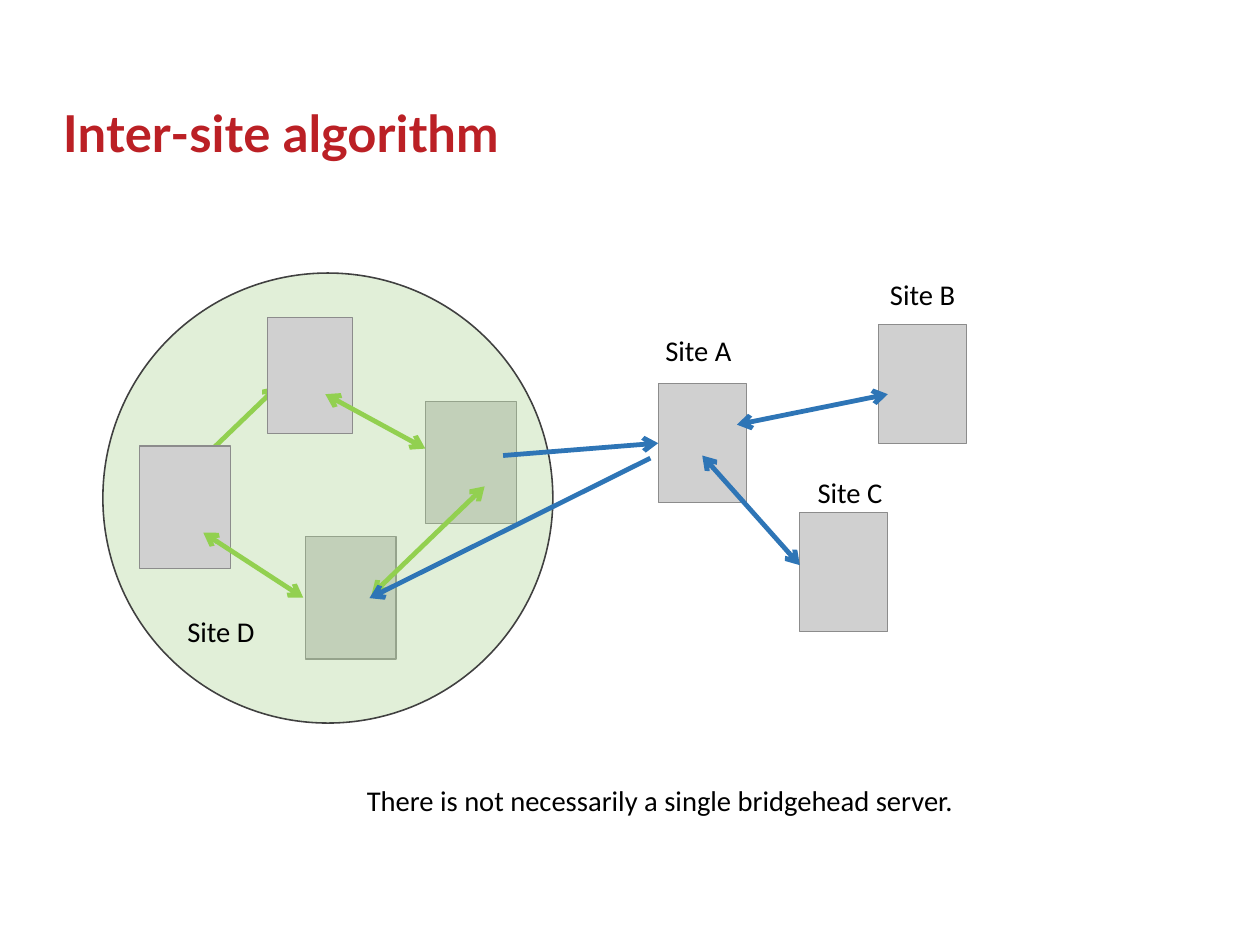
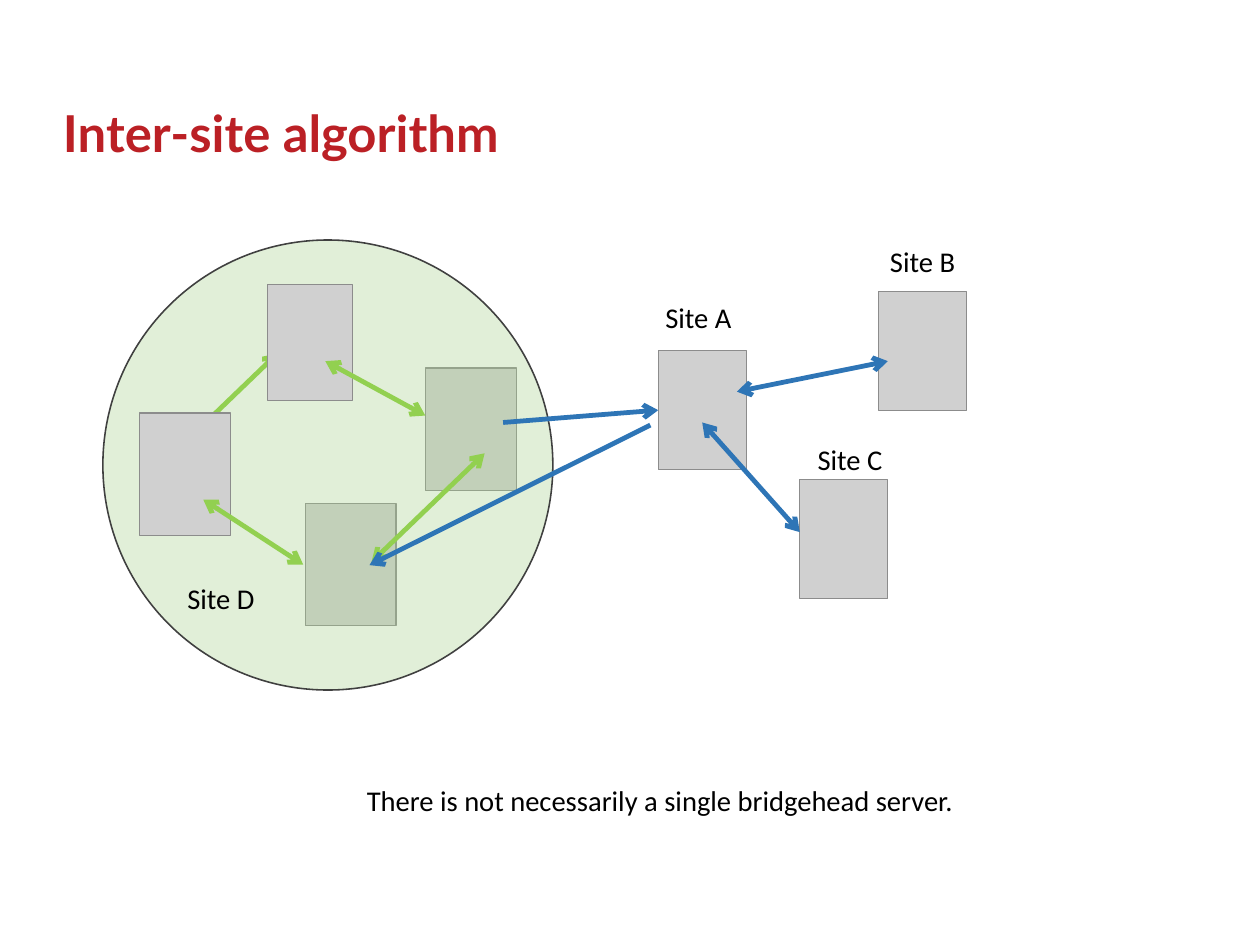
Before and after one commit to GSam/Slides, a slide deck: slide 17 of Samba KCC.pptx. Drawn at 1260x945 pixels with LibreOffice and Linux fonts; fonts in the diff are those of the drawing; grey boxes stand for pictures; background and template pictures are left out. Boxes give left, top, right and bottom in pixels: in the first picture for what was removed or moved away, otherwise in the second. Text is boxed around its words. In the diff, an @@ line names an element or a change of style, - is before the commit and + after.

```diff
--- a/Samba KCC.pptx
+++ b/Samba KCC.pptx
@@ 7 pictures, 5 double arrows, 4 texts, 2 arrows, 1 freeform shape: place and size @@
-7 pictures, 5 double arrows, 4 texts, 2 arrows, 1 freeform shape at <box>103,273,967,724</box>
+7 pictures, 5 double arrows, 4 texts, 2 arrows, 1 freeform shape at <box>103,240,967,691</box>
@@ double arrow moved from (372, 596) - (485, 486) to (372, 563) - (485, 454) @@
```
Also in this commit, not shown: 8 other slides changed, 1 slide added.
